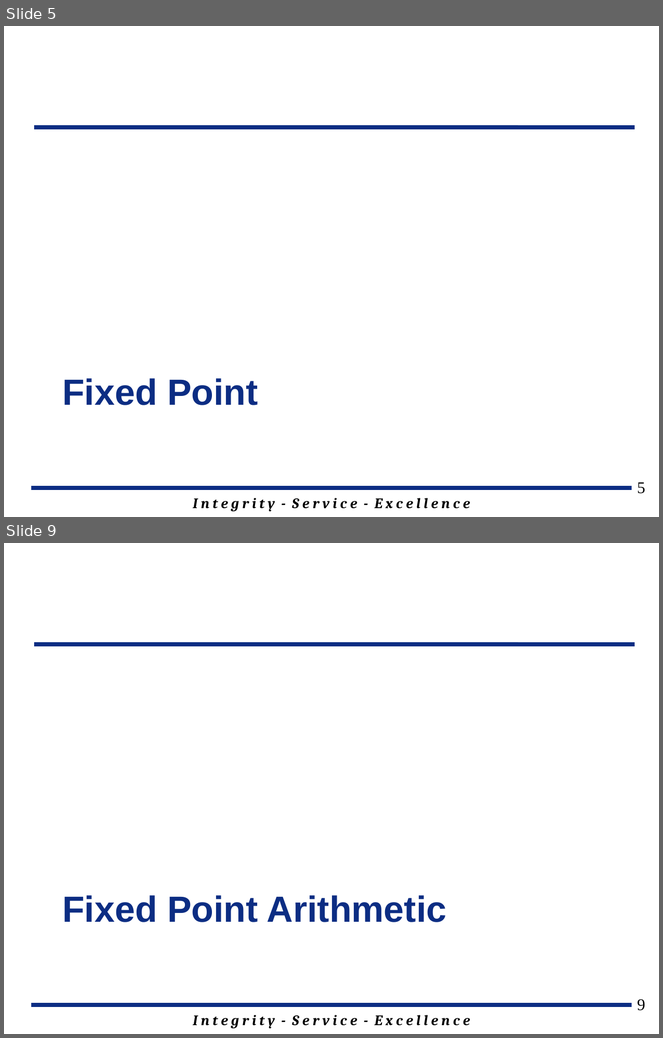
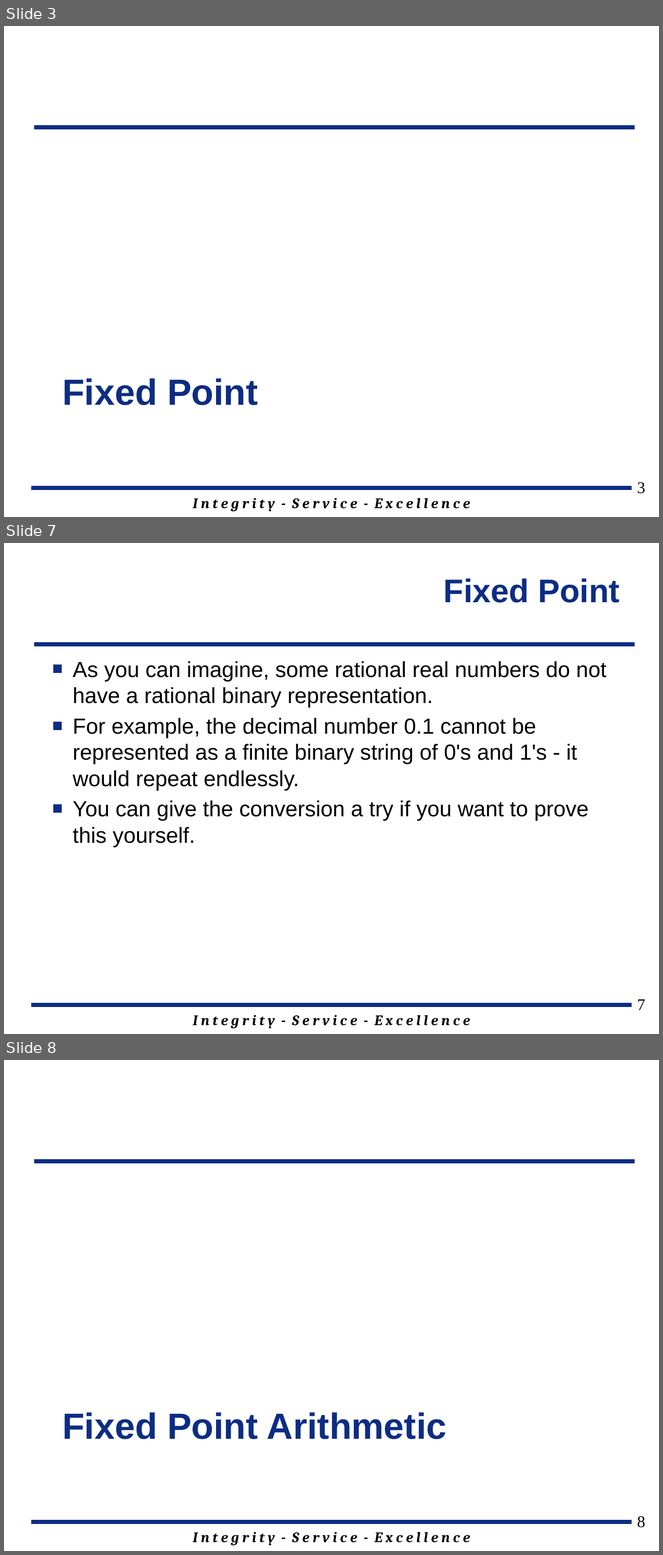
Before and after one commit to jfalkinburg/ECE383_web, a slide deck: lecture/slides/ECE_383_Lec23.pptx. Shown one above the other, each under a label of ours: slides 5 and 9 before the commit, slides 3, 7 and 8 after it; the slides between them are not shown. The pictures are 663x1038 and 663x1555 pixels, drawn with LibreOffice and Linux fonts; fonts in the diff are those of the drawing; background and template pictures are left out. Boxes give left, top, right and bottom in pixels: in the first picture for what was removed or moved away, otherwise in the second. Text is boxed around its words. In the diff, an @@ line names an element or a change of style, - is before the commit and + after.

```diff
--- a/lecture/slides/ECE_383_Lec23.pptx
+++ b/lecture/slides/ECE_383_Lec23.pptx
@@ slide 7 added at <box>4,543,659,1034</box>, background #FFFFFF; not listed: 3 template elements that a slide beside it also shows @@
@@ title added at <box>444,578,620,603</box>, 36 pt, text #0C2D83, bold @@
+Fixed Point
@@ text added at <box>73,661,607,847</box>, 24 pt, text #000000 @@
+■ As you can imagine, some rational real numbers do not have a rational binary representation.
+■ For example, the decimal number 0.1 cannot be represented as a finite binary string of 0's and 1's - it would repeat endlessly.
+■ You can give the conversion a try if you want to prove this yourself.
@@ page number added at <box>637,1000,646,1010</box>, 18 pt, text #000000 @@
+7
@@ what was slide 5 is now slide 3 @@
@@ page number at <box>637,483,646,494</box>: text changed @@
-5
+3
@@ what was slide 9 is now slide 8 @@
@@ page number at <box>637,1517,646,1528</box>: text changed @@
-9
+8
```
Also in this commit, not shown: 7 slides changed, 3 other slides added, 1 slide removed, 4 other files.
